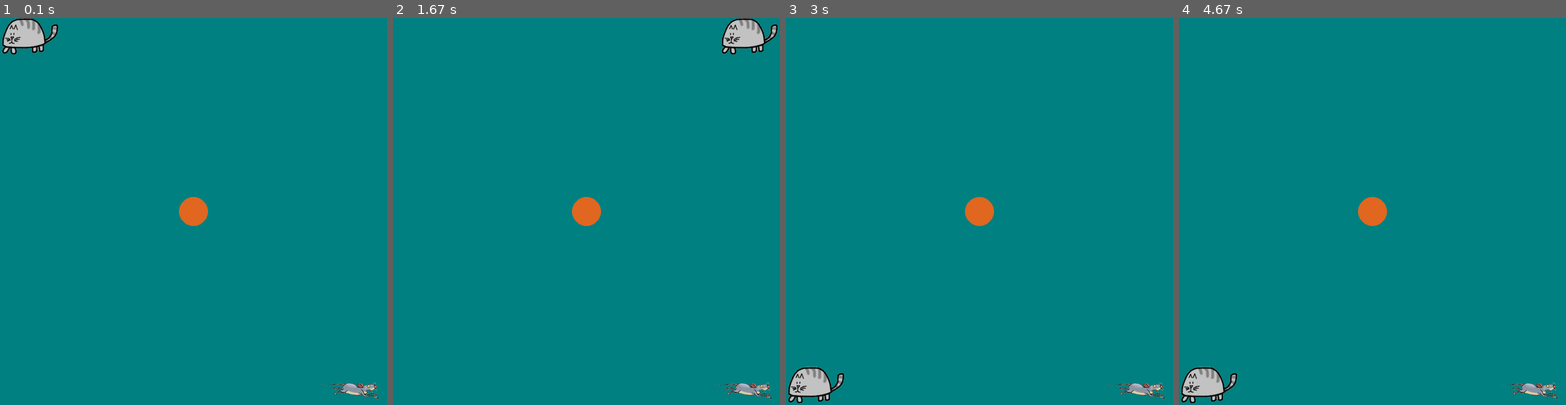
Above: before the commit, frames 1-4 (left to right).
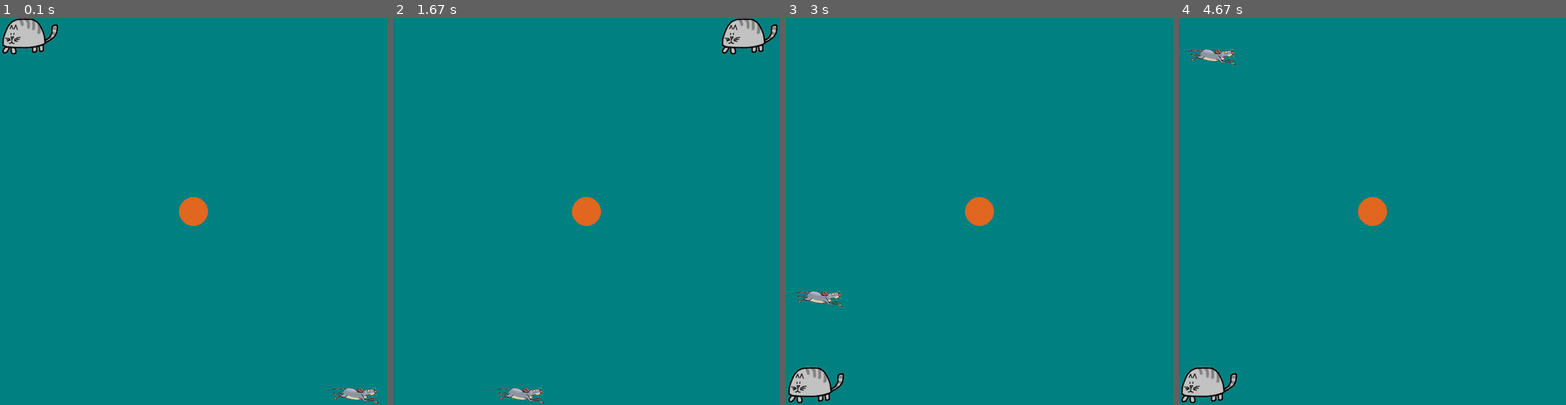
Above: after the commit, the same moments.

Repository: LogicMass621/python
Game: pygame game, started from catmouse.py
Two runs of this game, one before a commit and one after it. Both use one fixed random seed, a clock stepped at 60 frames per second and the inputs below. The source is Python 2; it was converted automatically to run under Python 3.
Inputs:
- Up to frame 1 (0.1 s): no input
- Up to frame 2 (1.67 s): hold Right 0.33-0.8 s; hold Up 0.83-1.13 s
- Up to frame 3 (3 s): hold Left 1.67-2.2 s; hold Down 2.23-2.53 s
- Up to frame 4 (4.67 s): hold Up 3-3.37 s; hold Right 3.4-4.03 s; hold Down 4.07-4.43 s; hold Left from 4.47 s (still down)

The runs differ from the first frame. In frame 1, 0.4% of the frame differs, in the area x 83-98%, y 94-100%; in frame 2, 0.6%, in the area x 24-98%, y 94-100%; in frame 3, 0.6%; in frame 4, 0.6%.

Commit message:
Added mouse animation

Diff:
--- a/catmouse.py
+++ b/catmouse.py
@@ -12,6 +12,7 @@
 screen_height=800
 screen = pygame.display.set_mode((screen_width, screen_height), 0, 32)
 pygame.display.set_caption('Animation')
+sprite_speed=10
 
 WHITE = (255, 255, 255)
 BLUE = (33, 135, 203)
@@ -47,10 +48,27 @@
  def blit(self, surface):
   surface.blit(self.image, (self.x, self.y))
 
-
 class Mouse(Sprite):
  image = pygame.image.load('mouse.png')
  direction = 'right'
+
+ def animate(self):
+  if self.direction == 'right':
+   self.movex(sprite_speed)
+   if self.x >= screen_width - self.width():
+    self.direction = 'down'
+  elif self.direction == 'down':
+   self.movey(sprite_speed)
+   if self.y >= screen_height - self.height():
+    self.direction = 'left'
+  elif self.direction == 'left':
+   self.movex(-sprite_speed)
+   if self.x == 0:
+    self.direction = 'up'
+  elif self.direction == 'up':
+   self.movey(-sprite_speed)
+   if self.y == 0:
+    self.direction = 'right'
 
 cat = Sprite()
 mouse = Mouse()
@@ -67,13 +85,15 @@
    sys.exit()
   elif event.type == pygame.KEYDOWN:
    if event.key == pygame.K_LEFT:
-    cat.movex(-10)
+    cat.movex(-sprite_speed)
    if event.key == pygame.K_RIGHT:
-    cat.movex(10)
+    cat.movex(sprite_speed)
    if event.key == pygame.K_UP:
-    cat.movey(-10)
+    cat.movey(-sprite_speed)
    if event.key == pygame.K_DOWN:
-    cat.movey(10)
+    cat.movey(sprite_speed)
+
+ mouse.animate()
 
  print 'cat = {},{}'.format(cat.x, cat.y)
 
